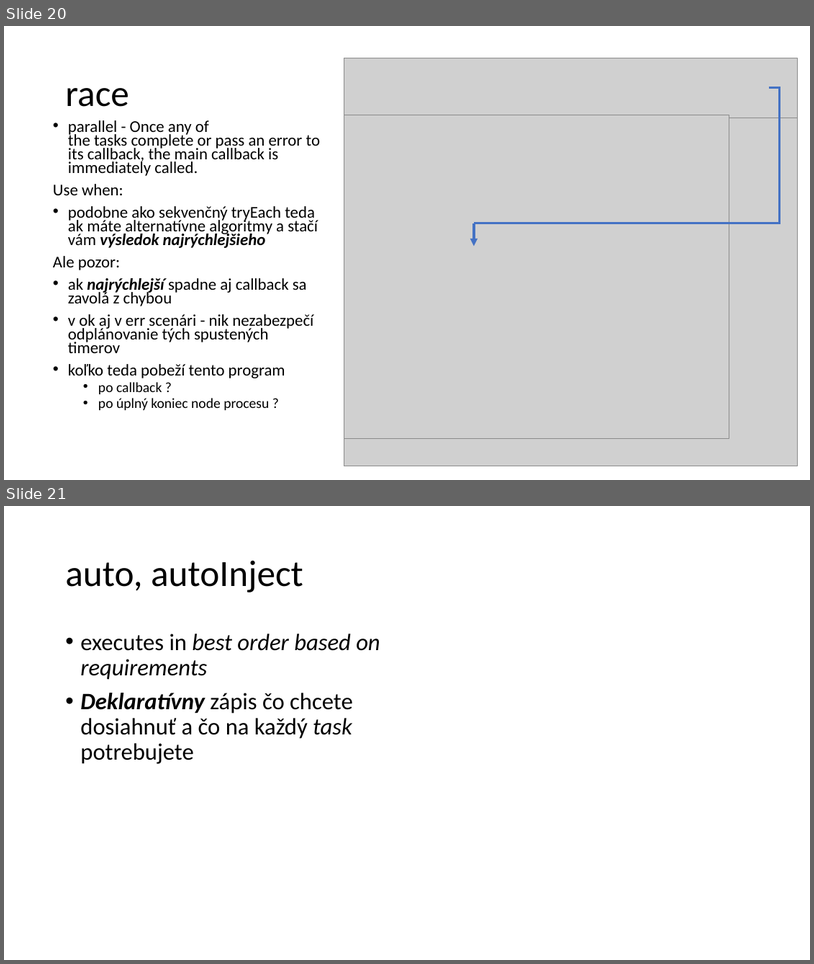
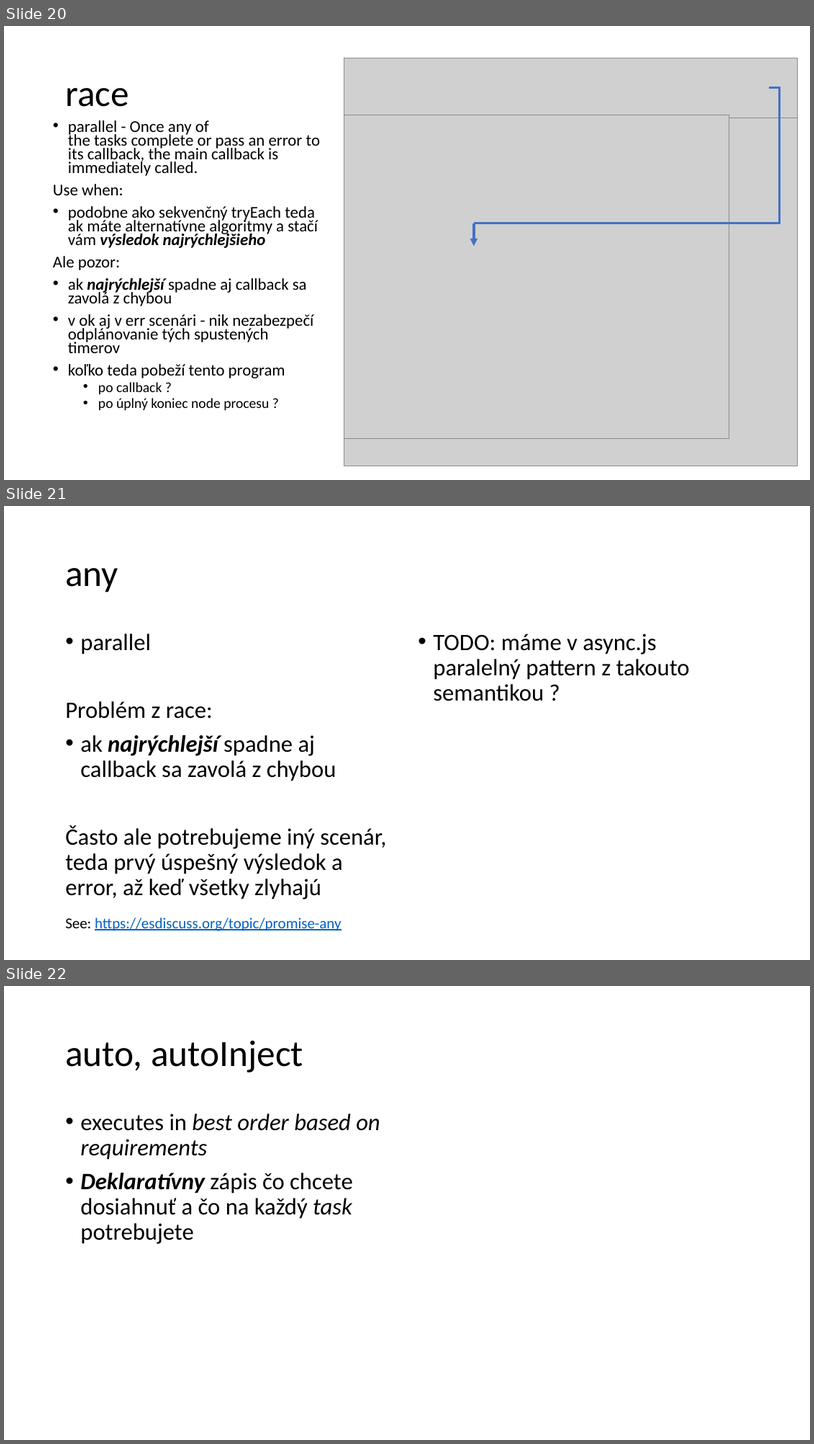
Before and after one commit to yimejky/wawjs, a slide deck: 09-prednaska/async.pptx. Shown one above the other, each under a label of ours: slides 20 and 21 before the commit, slides 20, 21 and 22 after it. The pictures are 814x964 and 814x1444 pixels, drawn with LibreOffice and Linux fonts; fonts in the diff are those of the drawing; grey boxes stand for pictures. Boxes give left, top, right and bottom in pixels: in the first picture for what was removed or moved away, otherwise in the second. Text is boxed around its words. In the diff, an @@ line names an element or a change of style, - is before the commit and + after.

Commit message:
[DRAFT] prednaska #10 a zvoko #10, async part2 (review please)

```diff
--- a/09-prednaska/async.pptx
+++ b/09-prednaska/async.pptx
@@ slide 21 added at (4,506,810,960), background #FFFFFF @@
@@ title added at (65,568,118,592), 44 pt, text #000000 @@
+any
@@ text added at (65,633,386,899), 28 pt, text #000000 @@
+• parallel
+Problém z race:
+• ak najrýchlejší spadne aj callback sa zavolá z chybou
+Často ale potrebujeme iný scenár, teda prvý úspešný výsledok a error, až keď všetky zlyhajú
@@ text added at (433,633,690,701), 28 pt, text #000000 @@
+• TODO: máme v async.js paralelný pattern z takouto semantikou ?
@@ text added at (65,917,341,931), 18 pt, text #0563C1, underline @@
+See: https://esdiscuss.org/topic/promise-any
@@ what was slide 21 is now slide 22 @@
```
Also in this commit, not shown: 1 slide changed, 9 slides removed, 24 other files.
